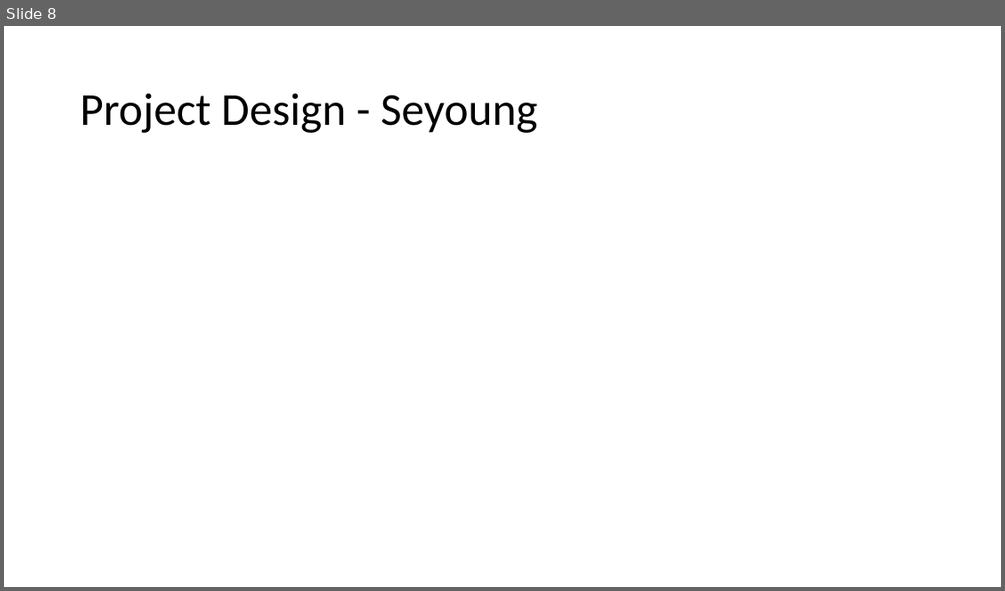
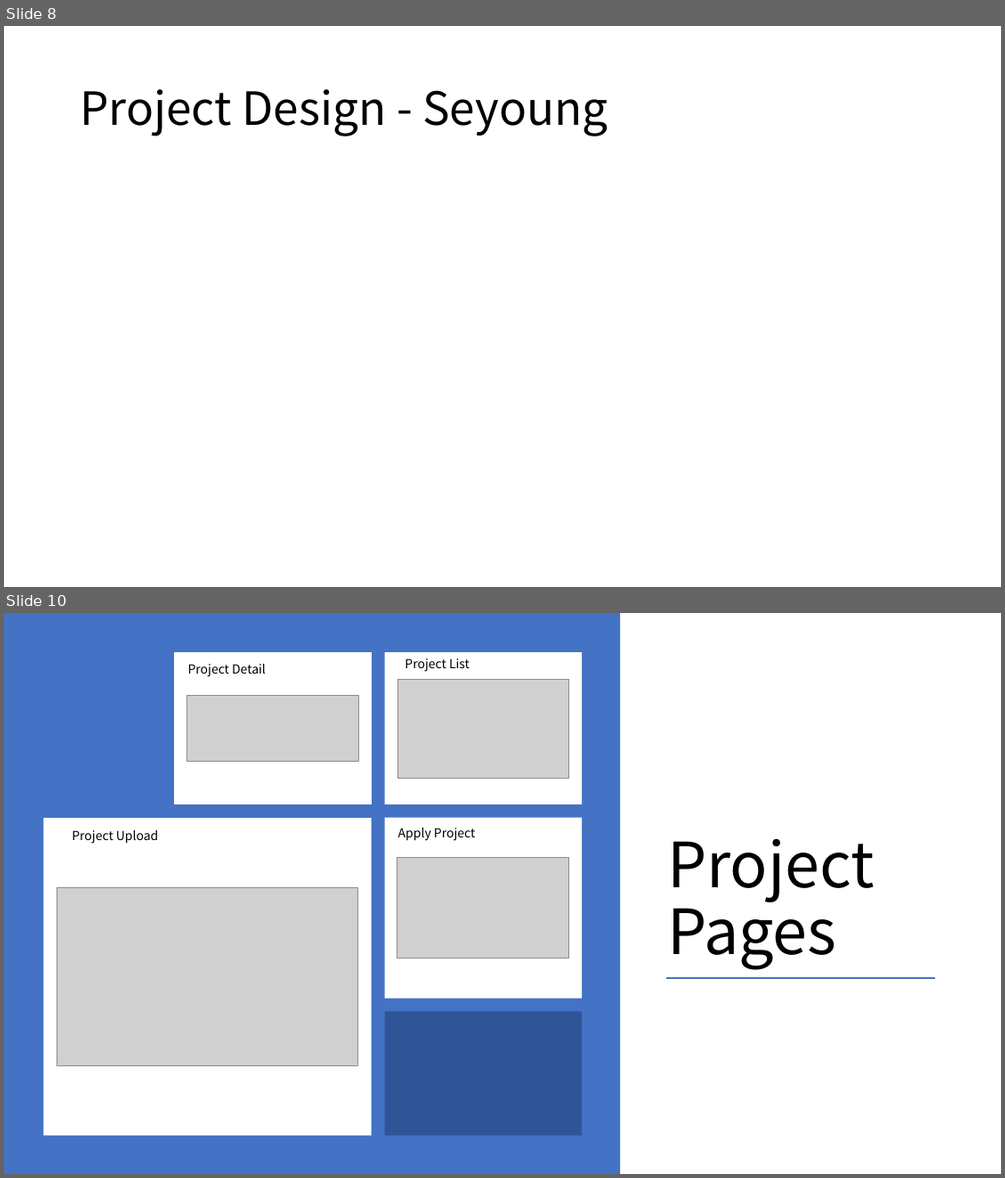
Before and after one commit to BrissyKim/group14, a slide deck: Capstone Management.pptx. Shown one above the other, each under a label of ours: slide 8 before the commit, slides 8 and 10 after it; the slides between them are not shown. The pictures are 1005x591 and 1005x1178 pixels, drawn with LibreOffice and Linux fonts; fonts in the diff are those of the drawing; grey boxes stand for pictures. Boxes give left, top, right and bottom in pixels: in the first picture for what was removed or moved away, otherwise in the second. Text is boxed around its words. In the diff, an @@ line names an element or a change of style, - is before the commit and + after.

```diff
--- a/Capstone Management.pptx
+++ b/Capstone Management.pptx
@@ slide 10 added at (4, 613, 1001, 1174), background #FFFFFF @@
@@ rectangle added at (4, 613, 620, 1174), fill #4472C4 @@
@@ rectangle added at (175, 653, 372, 804), fill #FFFFFF @@
@@ text added at (188, 664, 266, 677), 12 pt, text #000000 @@
+Project Detail
@@ rectangle added at (385, 653, 582, 804), fill #FFFFFF @@
@@ text added at (404, 658, 469, 672), 12 pt, text #000000 @@
+Project List
@@ picture added at (397, 679, 568, 778) @@
@@ picture added at (186, 695, 358, 762) @@
@@ rectangle added at (44, 818, 372, 1135), fill #FFFFFF @@
@@ rectangle added at (385, 817, 582, 998), fill #FFFFFF @@
@@ text added at (72, 830, 159, 844), 12 pt, text #000000 @@
+Project Upload
@@ text added at (398, 827, 475, 841), 12 pt, text #000000 @@
+Apply Project
@@ text added at (667, 838, 874, 970), 60 pt, text #000000 @@
+Project Pages
@@ picture added at (396, 858, 568, 957) @@
@@ picture added at (57, 887, 358, 1065) @@
@@ line added from (666, 978) to (935, 978), #4472C4 1.5 pt @@
@@ rectangle added at (385, 1012, 582, 1135), fill #2F5597 @@
@@ slide 8 changed as well @@
@@ title "Project Design - Seyoung" at (80, 89, 607, 136): font Calibri to Noto Sans CJK KR @@
```
Also in this commit, not shown: 7 other slides changed, 4 other slides added, 1 slide removed.
